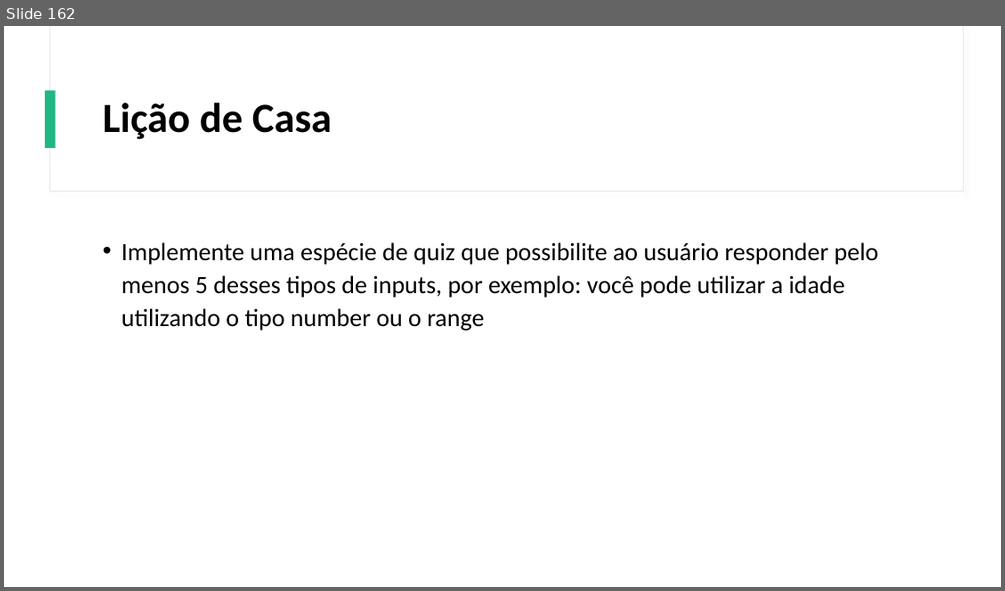
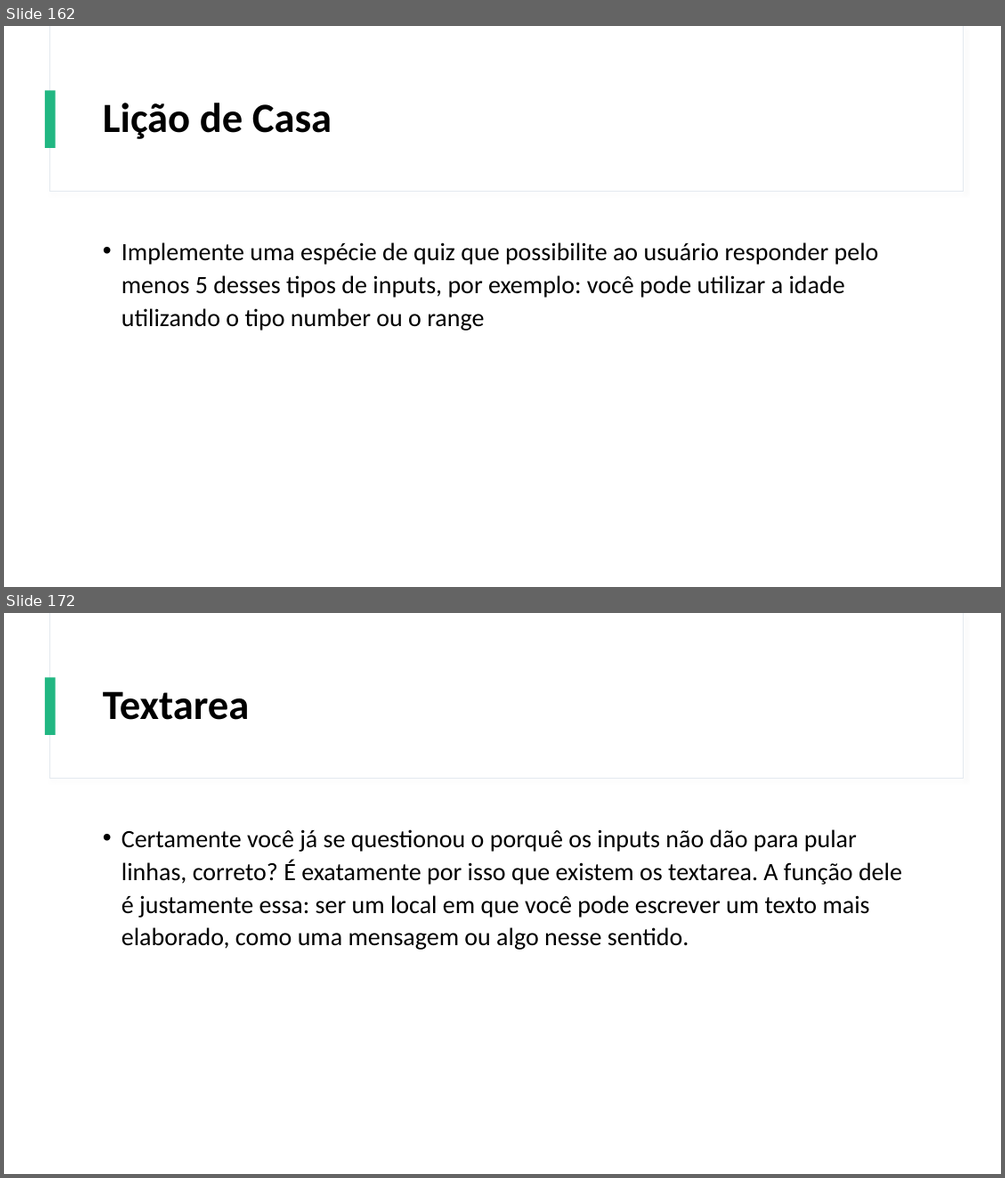
Before and after one commit to Gustavo6401/CursoHTMLCSS, a slide deck: Power Point/Curso de HTML e CSS.pptx. Shown one above the other, each under a label of ours: slide 162 before the commit, slides 162 and 172 after it; the slides between them are not shown. The pictures are 1005x591 and 1005x1178 pixels, drawn with LibreOffice and Linux fonts; fonts in the diff are those of the drawing. Boxes give left, top, right and bottom in pixels: in the first picture for what was removed or moved away, otherwise in the second. Text is boxed around its words. In the diff, an @@ line names an element or a change of style, - is before the commit and + after.

```diff
--- a/Power Point/Curso de HTML e CSS.pptx
+++ b/Power Point/Curso de HTML e CSS.pptx
@@ slide 172 added at (4, 613, 1001, 1174), background #FFFFFF; not listed: 3 template elements that a slide beside it also shows @@
@@ title added at (103, 691, 249, 720), 40 pt, text #000000, bold @@
+Textarea
@@ text added at (121, 829, 902, 949), 24 pt, text #000000 @@
+• Certamente você já se questionou o porquê os inputs não dão para pular linhas, correto? É exatamente por isso que existem os textarea. A função dele é justamente essa: ser um local em que você pode escrever um texto mais elaborado, como uma mensagem ou algo nesse sentido.
```
Also in this commit, not shown: 64 other slides added, 5 other files.
